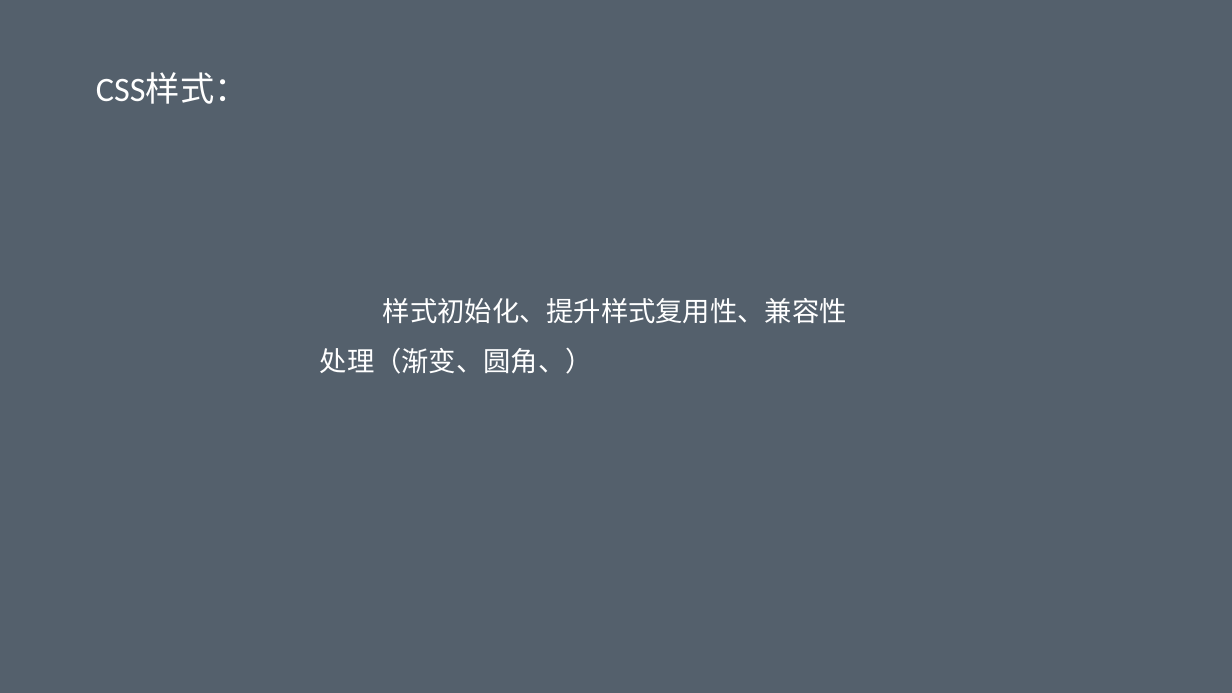
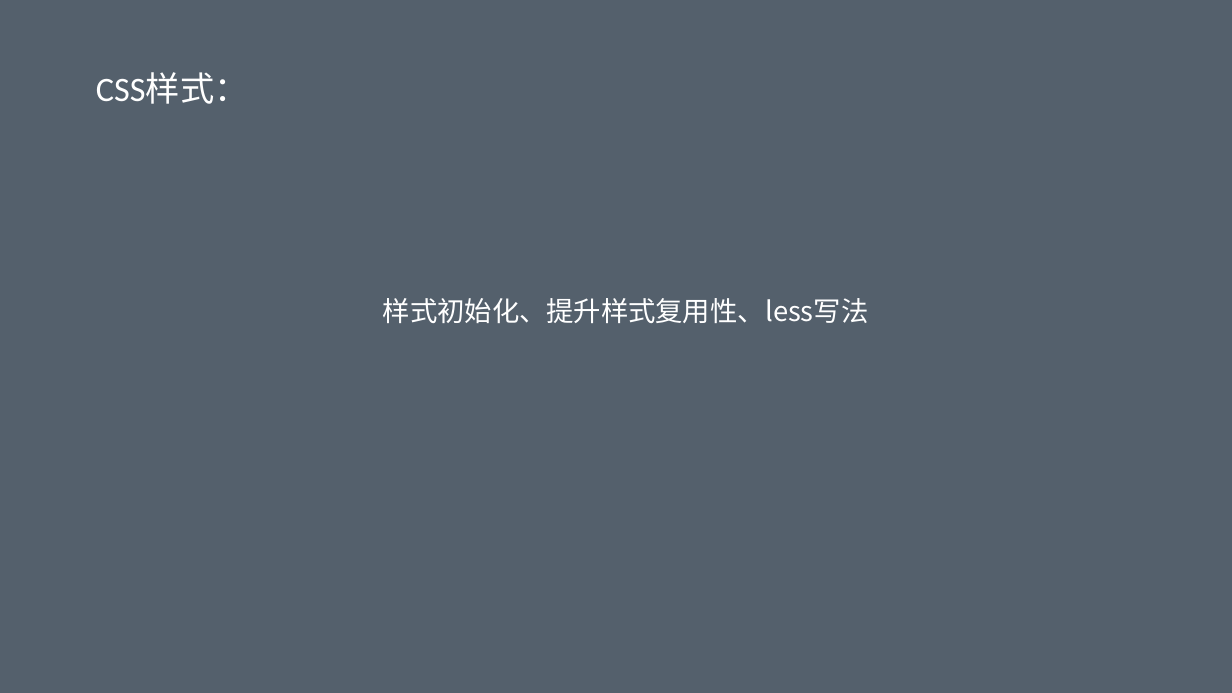
Before and after one commit to geekww/corlex, a slide deck: slide 10 of 自开发页面规范、ES6语法、vue.js技术介绍.pptx. Drawn at 1232x693 pixels with LibreOffice and Linux fonts; fonts in the diff are those of the drawing. Boxes give left, top, right and bottom in pixels: in the first picture for what was removed or moved away, otherwise in the second. Text is boxed around its words. In the diff, an @@ line names an element or a change of style, - is before the commit and + after.

```diff
--- a/自开发页面规范、ES6语法、vue.js技术介绍.pptx
+++ b/自开发页面规范、ES6语法、vue.js技术介绍.pptx
@@ text at bbox=[383, 298, 868, 323]: text changed @@
-样式初始化、提升样式复用性、兼容性处理（渐变、圆角、）
+样式初始化、提升样式复用性、less写法
```
Also in this commit, not shown: 6 other slides changed, 5 slides added, 2 slides removed, 3 other files.
